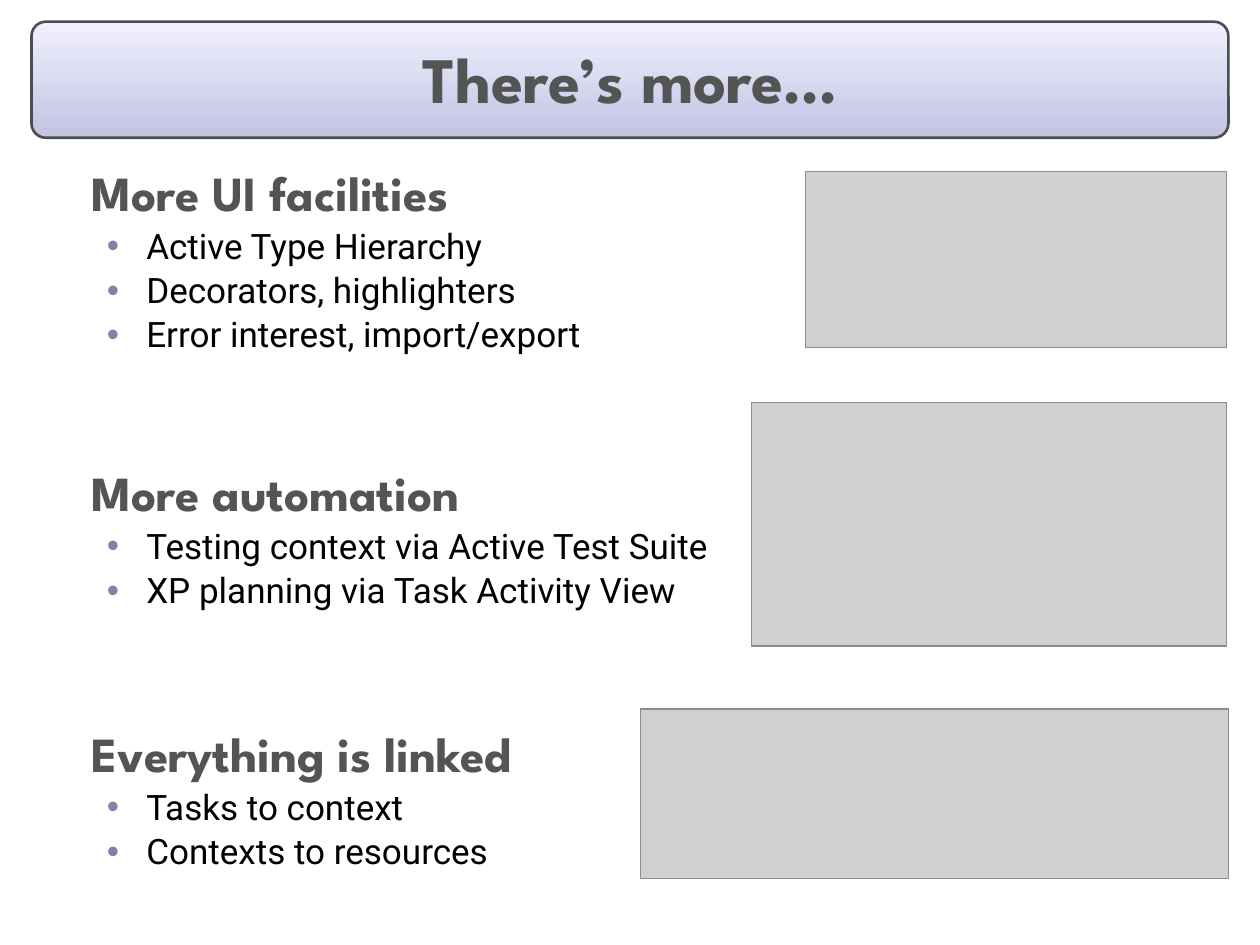
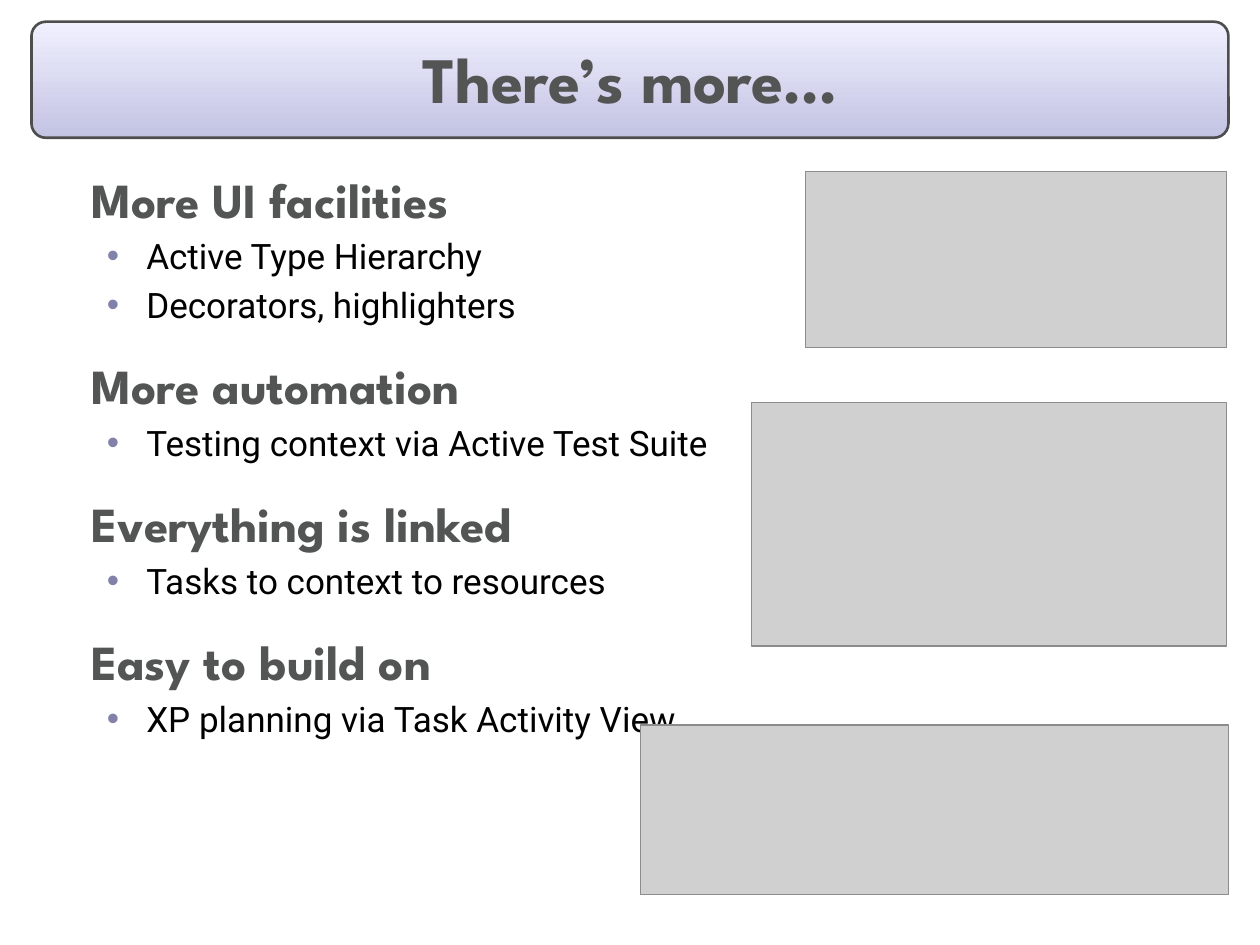
Before and after one commit to eclipse-mylyn/mylyn-website, a slide deck: slide 11 of publications/2006-03-mylar-eclipsecon.ppt. Drawn at 1260x945 pixels with LibreOffice and Linux fonts; fonts in the diff are those of the drawing; grey boxes stand for pictures. Boxes give left, top, right and bottom in pixels: in the first picture for what was removed or moved away, otherwise in the second. Text is boxed around its words. In the diff, an @@ line names an element or a change of style, - is before the commit and + after.

```diff
--- a/publications/2006-03-mylar-eclipsecon.ppt
+++ b/publications/2006-03-mylar-eclipsecon.ppt
@@ text at (91,183,708,741): line spacing 0.9 to 1 @@
@@ text at (146,321,580,354): paragraph removed @@
-  • Error interest, import/export
@@ text at (91,508,606,690): paragraphs added @@
+  Everything is linked
+  • Tasks to context to resources
+  Easy to build on
@@ text at (91,738,511,865): paragraphs removed @@
-  Everything is linked
-  • Tasks to context
-  • Contexts to resources
@@ picture: place and size @@
-picture at (640,709,1228,879)
+picture at (640,724,1228,895)
```
Also in this commit, not shown: 13 other slides changed.
